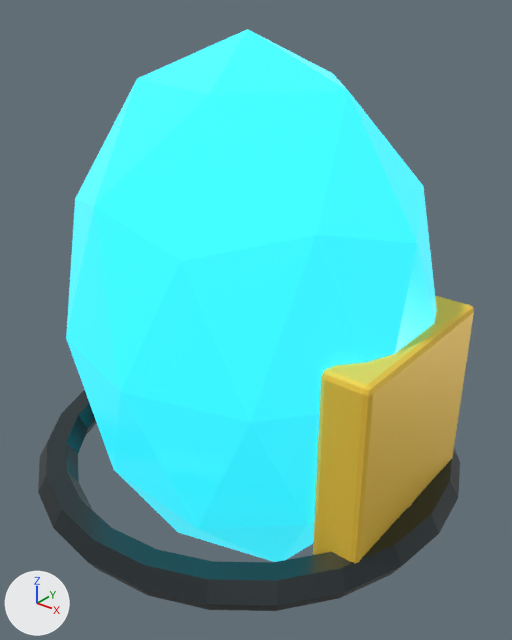
Before and after pictures for a commit that changed the glTF model assets/models/items/item-somersloop/item-somersloop_variant_b.glb.
Before and after are seen from a 50 mm camera at (0.716, -0.875, 0.931) aimed at (0.009, 0.009, 0.383). The axes (+X, +Y, +Z) are drawn at lower left. The lights are the same throughout. The older version comes first. Objects named as collision shapes, trigger or cutter boxes, shadow casters or lower levels of detail are left out. Where no turn or scale is listed for an object, it has been applied to the vertices.

Names of what the first picture shows: 'Crystal containment ring', 'Faceted crystal', 'Variant reinforcement'.
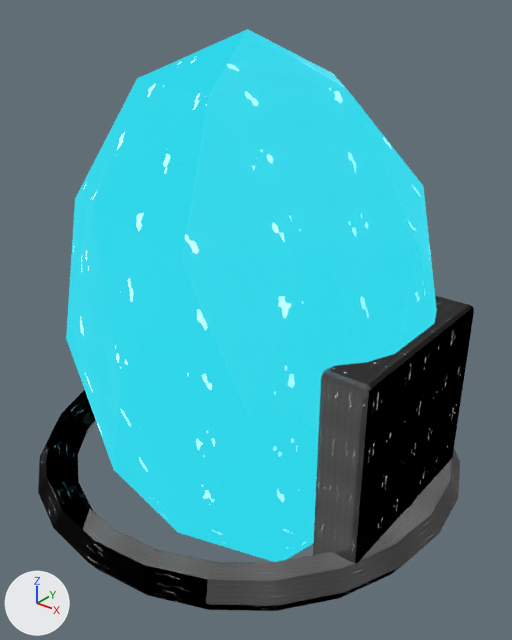
The newer file is also turned or shifted as a whole; pictures and numbers use the older file's frame.

Where the change shows, as pixel boxes [x1, y1, x2, y2] in the pictures (512 x 640 px):
'Faceted crystal', surface changed
    both: [66, 29, 437, 562]
'Variant reinforcement', surface changed (yellow to black)
    both: [313, 296, 474, 563]
'Crystal containment ring', surface changed
    both: [38, 390, 457, 611]

What changed in the scene script:
```text
Add img_metal_roughness_002:
    img_metal_roughness_002 = load_image('metal_roughness.002', '_unpacked/metal_roughness.002', 256, 256, 'Non-Color')
Add img_metal_albedo:
    img_metal_albedo = load_image('metal_albedo', '_unpacked/metal_albedo', 256, 256, 'sRGB')
Add img_metal_height:
    img_metal_height = load_image('metal_height', '_unpacked/metal_height', 256, 256, 'Non-Color')
Add img_glass_roughness:
    img_glass_roughness = load_image('glass_roughness', '_unpacked/glass_roughness', 256, 256, 'Non-Color')
Add img_glass_albedo:
    img_glass_albedo = load_image('glass_albedo', '_unpacked/glass_albedo', 256, 256, 'sRGB')
Add img_glass_height:
    img_glass_height = load_image('glass_height', '_unpacked/glass_height', 256, 256, 'Non-Color')
Add img_metal_roughness:
    img_metal_roughness = load_image('metal_roughness', '_unpacked/metal_roughness', 256, 256, 'Non-Color')
Change mat_item_graphite_alloy:
    remove # nodes: BsdfPrincipled, OutputMaterial
    remove # colours: dark grey #424b4d
    nodes: BsdfPrincipled, Math, NormalMap, OutputMaterial, SeparateColor, TexImage x3
    uses the picture img_metal_albedo
    uses the picture img_metal_height
    uses the picture img_metal_roughness
Change mat_item_cyan_emission:
    remove # nodes: BsdfPrincipled, OutputMaterial
    remove # colours: cyan #27b8c8, cyan #2fd6e9
    nodes: BsdfPrincipled, Math, NormalMap, OutputMaterial, SeparateColor, TexImage x3
    colours: cyan #2fd6e9
    uses the picture img_glass_albedo
    uses the picture img_glass_height
    uses the picture img_glass_roughness
Change mat_item_safety_yellow:
    remove # nodes: BsdfPrincipled, OutputMaterial
    remove # colours: yellow #ffd345
    nodes: BsdfPrincipled, Math, NormalMap, OutputMaterial, SeparateColor, TexImage x3
    uses the picture img_metal_albedo
    uses the picture img_metal_height
    uses the picture img_metal_roughness_002
```
